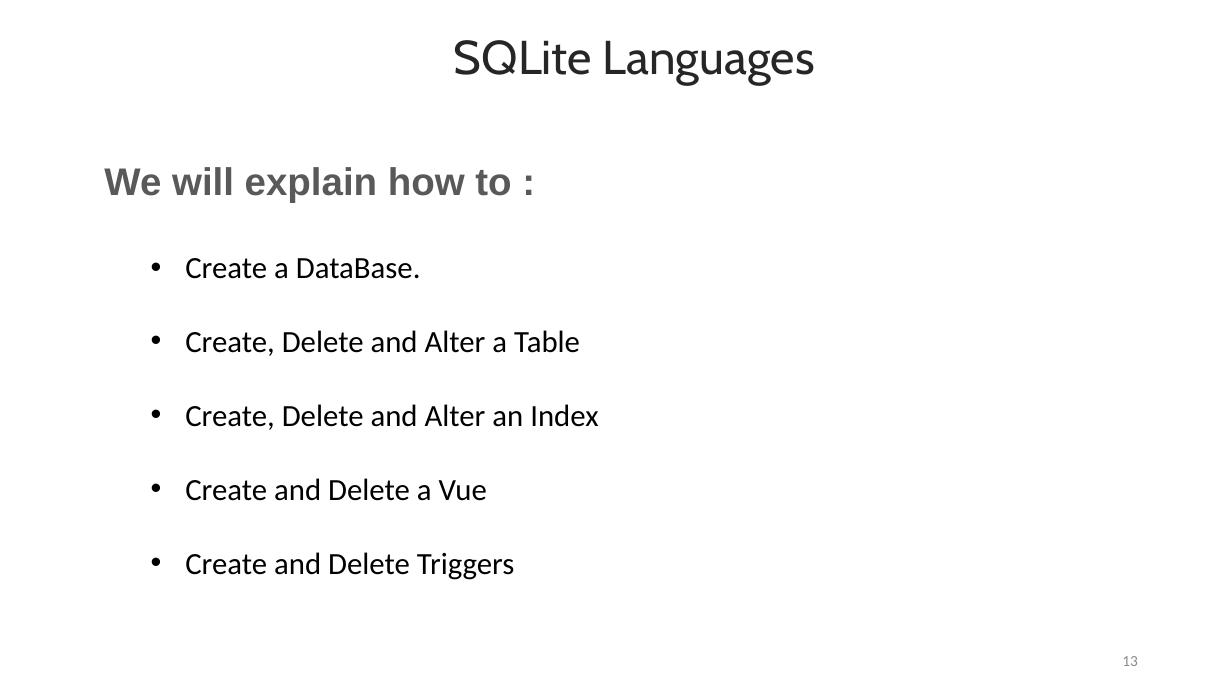
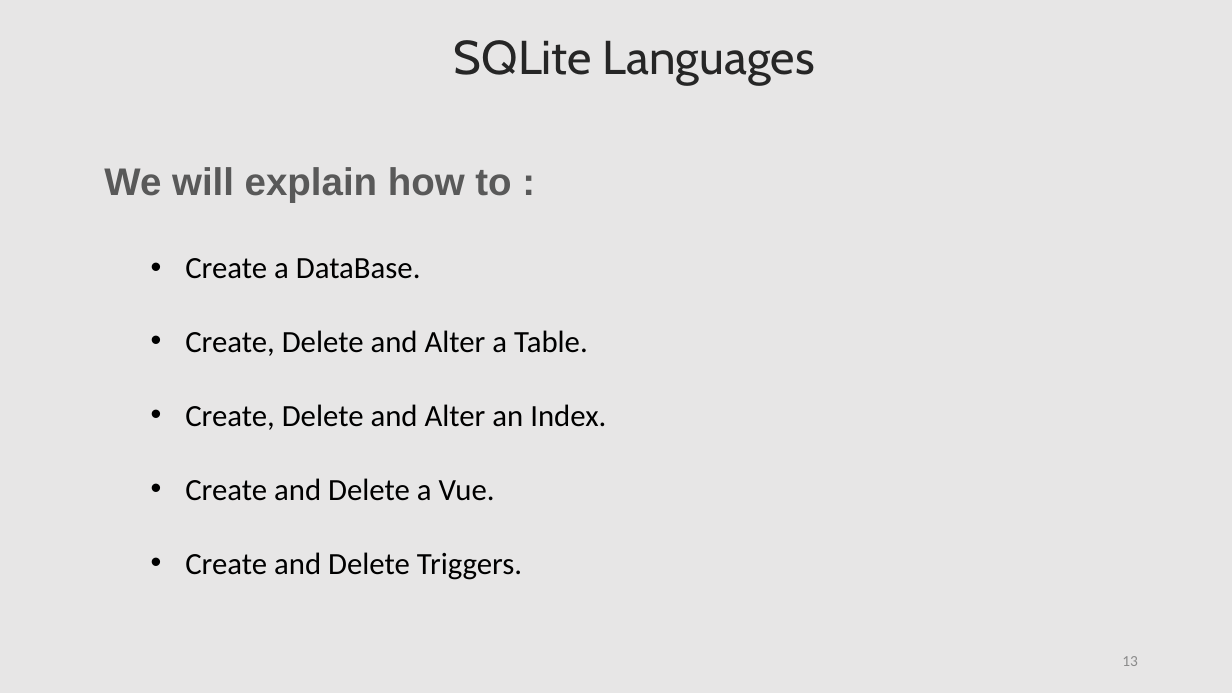
Before and after one commit to lahcenrahlaoui/Wingardium_Leviosaaaa, a slide deck: slide 13 of Presentation-projet-SQLite (1) - Copy.pptx. Drawn at 1232x693 pixels with LibreOffice and Linux fonts; fonts in the diff are those of the drawing. Boxes give left, top, right and bottom in pixels: in the first picture for what was removed or moved away, otherwise in the second. Text is boxed around its words. In the diff, an @@ line names an element or a change of style, - is before the commit and + after.

```diff
--- a/Presentation-projet-SQLite (1) - Copy.pptx
+++ b/Presentation-projet-SQLite (1) - Copy.pptx
@@ background #FFFFFF to #E7E6E6 @@
@@ text at [185, 330, 606, 580]: text changed @@
-  • Create, Delete and Alter a Table
-  • Create, Delete and Alter an Index
-  • Create and Delete a Vue
-  • Create and Delete Triggers
+  • Create, Delete and Alter a Table.
+  • Create, Delete and Alter an Index.
+  • Create and Delete a Vue.
+  • Create and Delete Triggers.
```
Also in this commit, not shown: 58 other slides changed.
